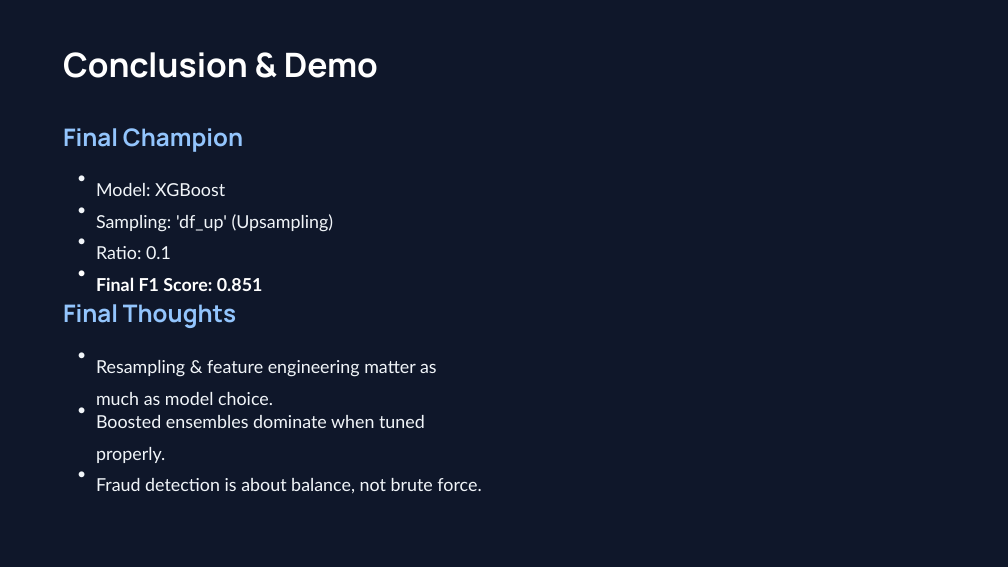
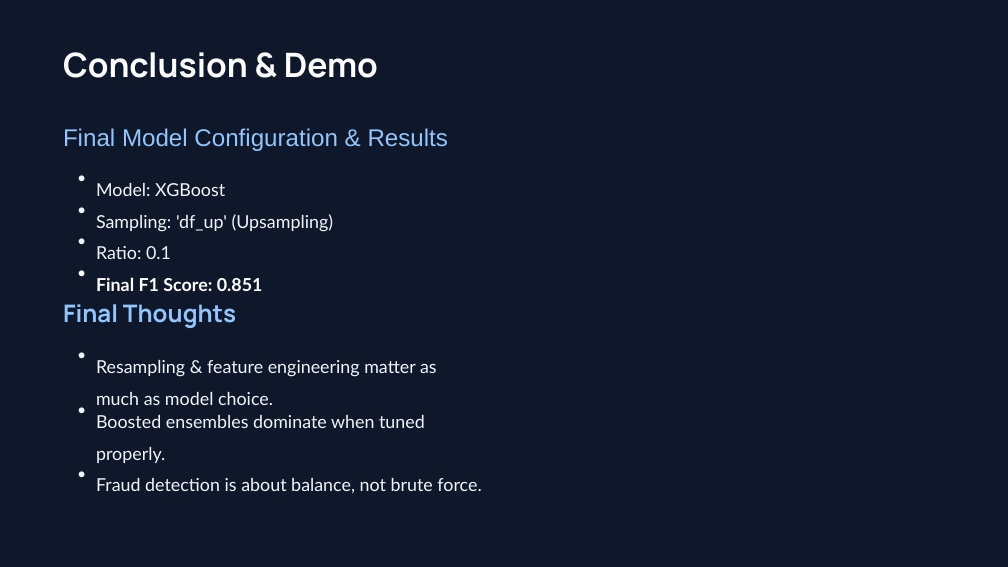
Before and after one commit to renoseHarsh/211Project, a slide deck: slide 10 of Credit Card Fraud Detection.pptx. Drawn at 1008x567 pixels with LibreOffice and Linux fonts; fonts in the diff are those of the drawing; background and template pictures are left out. Boxes give left, top, right and bottom in pixels: in the first picture for what was removed or moved away, otherwise in the second. Text is boxed around its words. In the diff, an @@ line names an element or a change of style, - is before the commit and + after.

```diff
--- a/Credit Card Fraud Detection.pptx
+++ b/Credit Card Fraud Detection.pptx
@@ text at box(63, 128, 449, 151): text changed; font Manrope to Arial; bold off @@
-Final Champion
+Final Model Configuration & Results
```
Also in this commit, not shown: 7 other slides changed, 1 other file.
